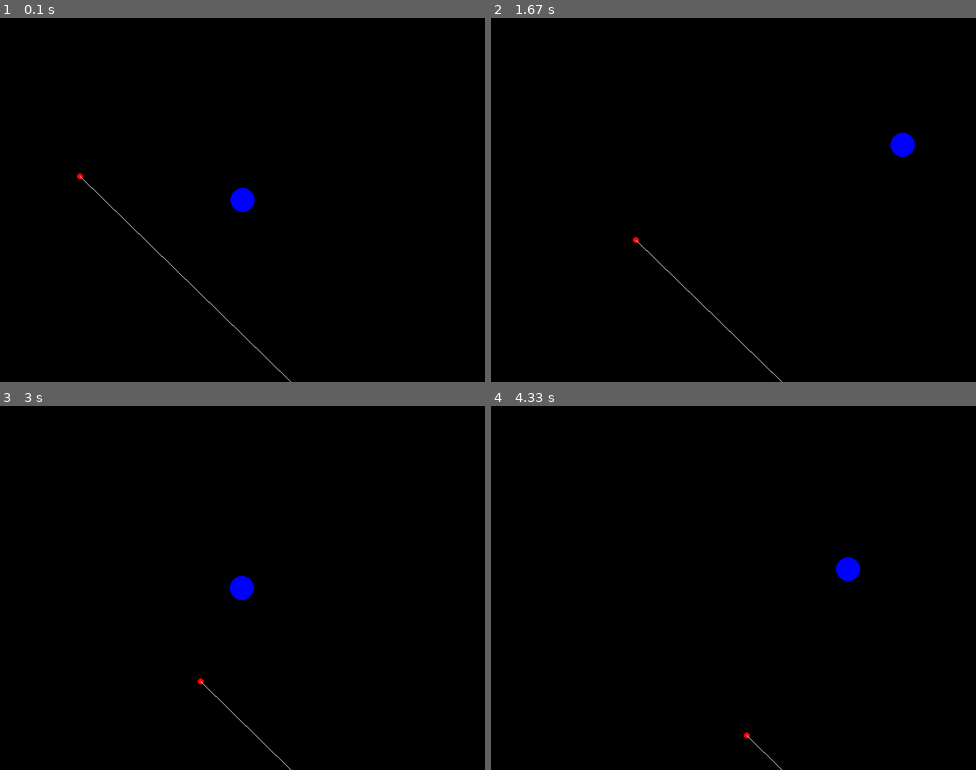
Above: before the commit, frames 1-4 (two rows, left to right).
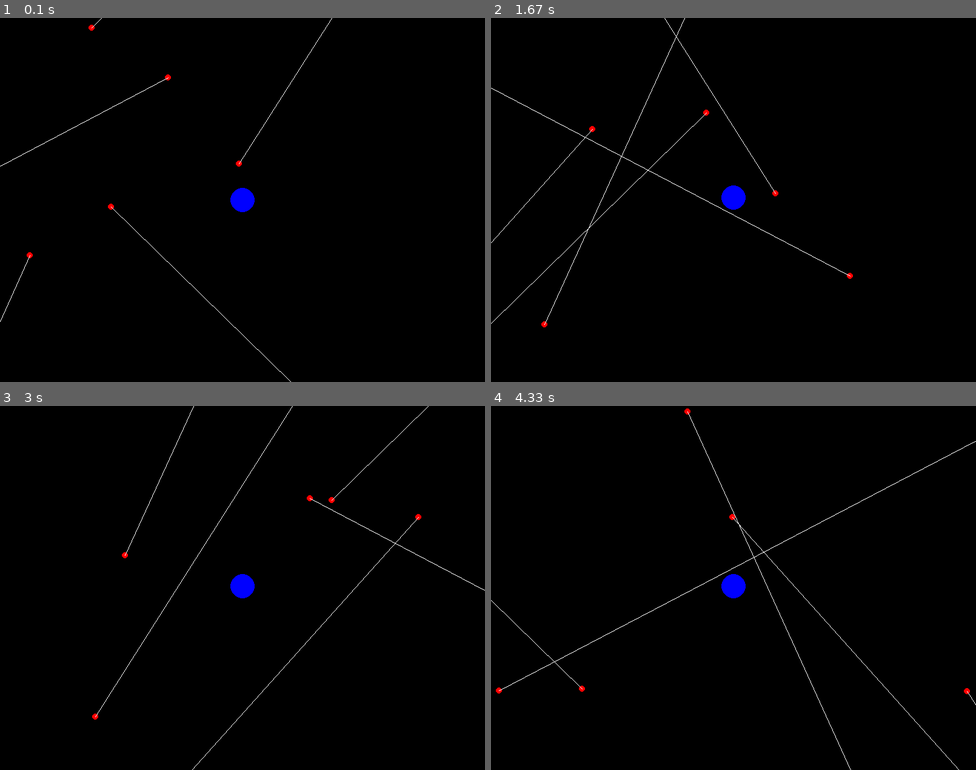
Above: after the commit, the same moments.

Repository: mrjonjonjon/Bullet-Hell-Bot
Game: pygame game, started from PYGAME/realgamesim.py
Two runs of this game, one before a commit and one after it. Both use one fixed random seed, a clock stepped at 60 frames per second and the inputs below.
Inputs:
- Up to frame 1 (0.1 s): no input
- Up to frame 2 (1.67 s): hold Right 0.33-0.8 s; hold Up 0.83-1.13 s; hold Right 1.17-1.63 s
- Up to frame 3 (3 s): hold Left 1.67-2.2 s; hold Down 2.23-2.53 s; hold Left 2.57-2.97 s
- Up to frame 4 (4.33 s): hold Up 3-3.37 s; hold Right 3.4-4.03 s; hold Down from 4.07 s (still down)

The runs differ from the first frame. In frame 1, 0.3% of the frame differs, in the area x 0-69%, y 0-98%; in frame 2, 1.1%, in the area x 0-88%, y 0-100%; in frame 3, 0.5%; in frame 4, 1.0%.

Commit message:
Add files via upload

Diff:
--- a/PYGAME/lineintersectionutil.py
+++ b/PYGAME/lineintersectionutil.py
@@ -21,12 +21,15 @@
 from shapely.geometry import LineString
 
 def normalize(v):
-    return v / np.sqrt(np.sum(v**2))
+    if norm(v)==0:
+        return v
+    return v / norm(v)
 
+#projects point (x,y) onto line defined by points (p0,p1) and (q0,q1)
 def project_onto(point:tuple[float,float],line_points:list[tuple[float,float]]):
     point = Point(*point)
     line = LineString([*line_points])
-
+    #print(f"POINT {point}\n")
     x = np.array(point.coords[0])
 
     u = np.array(line.coords[0])
--- a/PYGAME/player_AI.py
+++ b/PYGAME/player_AI.py
@@ -36,13 +36,15 @@
   def Q(self,state:state,action:list,dt):
 
       player,particles = state.player,state.particles
-      player_speed=np.array(player.speed)
+
+      player_speed=player.speed
       action_direction = lineintersectionutil.normalize(np.array(action))
-
+      print(f"{player.x} , {player.y} , {player_speed} , {action_direction} , {dt}")
       future_player_position = np.add(
-           np.array(player.x,player.y),
+           np.array([player.x,player.y]),
            player_speed * action_direction * dt
           )
+
       #simple model. only care if we're on a particle trajectory
       res=0
       for particle in particles:
--- a/PYGAME/realgamesim.py
+++ b/PYGAME/realgamesim.py
@@ -8,7 +8,7 @@
 import numpy as np
 import lineintersectionutil
 import player_AI
-
+from lineintersectionutil import normalize
 
 pg.display.init()
 pg.font.init()
@@ -17,9 +17,7 @@
 SCREEN_WIDTH,SCREEN_HEIGHT=pg.display.get_window_size()
 
 
-def normalize(v):
-    v=np.array(v)
-    return v / np.sqrt(np.sum(v**2))
+
 class Particle:
   def __init__(self, coord, rad,velocity=[0,0],bounce=False):
     x,y=coord
@@ -78,7 +76,7 @@
               self.velocity[1]*=-1
 
 class Player:
-  def __init__(self, coord, rad,speed=5,colour=(255,0,0)):
+  def __init__(self, coord, rad,speed=5,colour=(255,0,0),AI=False):
     x,y=coord
     self.x = x
     self.y = y
@@ -87,13 +85,17 @@
     self.thickness = 1
     self.speed = speed
     self.velocity=[0,0]
+    self.AI=AI
 
 
   def draw(self,display_trajectory=False):
     global screen
     pg.draw.circle(screen, self.colour, (self.x, self.y), self.rad)
 
-  def set_velocity(self):
+  def set_velocity(self,best_action:list =None):
+        if self.AI:
+            self.velocity = np.array(normalize(best_action))
+            return
         keys = pg.key.get_pressed()  #checking pressed keys
         self.velocity=np.array([0,0])
         if keys[pg.K_LEFT]:
@@ -109,7 +111,7 @@
 
 
   def update_position(self,dt):
-        self.set_velocity()
+       # self.set_velocity()
 
         player.x +=self.velocity[0]
         player.y +=self.velocity[1]
@@ -142,10 +144,10 @@
 clock = pg.time.Clock()
 
 running=True
-player = Player(coord=(SCREEN_WIDTH/2, SCREEN_HEIGHT/2),rad=20,speed=0.3,colour=(0,0,255))
+player = Player(coord=(SCREEN_WIDTH/2, SCREEN_HEIGHT/2),rad=20,speed=0.3,colour=(0,0,255),AI=True)
 
 
-parts=spawn_particles(1,velocty_multiplier=0.2,bounce=True)
+parts=spawn_particles(5,velocty_multiplier=2,bounce=True)
 
 
 
@@ -159,11 +161,14 @@
              if event.type==pg.QUIT:
                 running=False
 
+        model = player_AI.model(player,parts,rad=5)
+        player_state = player_AI.state(player,parts)
+        action_scores = {tuple(action): model.Q(player_state,action,dt) for action in player_AI.ACTIONS}
+        best_action = max(action_scores, key=action_scores.get)
+        player.set_velocity(best_action)
         player.update_position(dt)
         player.draw()
-        #model = player_AI.model(player,parts,rad=5)
-        #player_state = player_AI.state(player,parts)
-        #action_scores = {action: model.Q(player_state,action,dt) for action in player_AI.ACTIONS}
+
         #lineintersectionutil.draw_text(f'SCORE : {player_state.U()}',screen,(SCREEN_WIDTH/2,50))
         for p in parts:
             p.update_position(dt)
